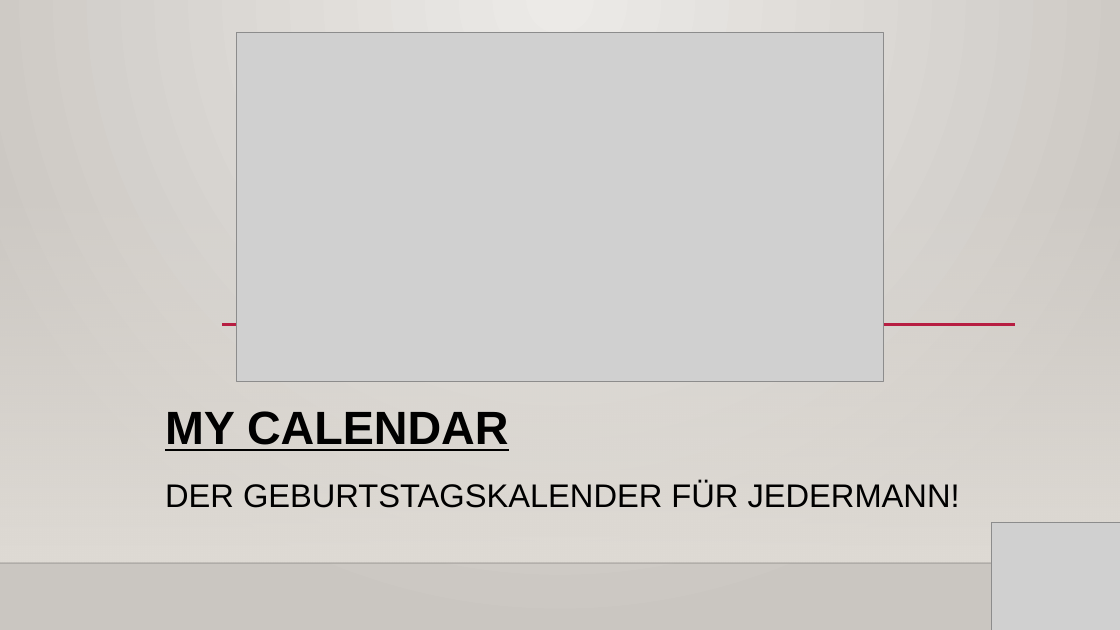
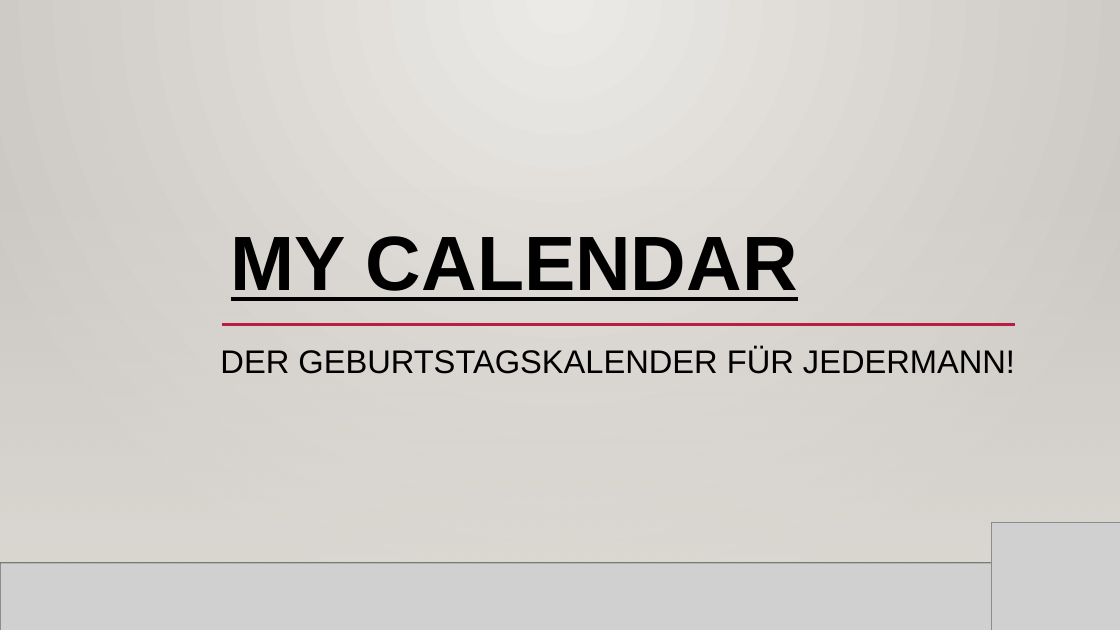
Before and after one commit to yschiebelhut/Geburtstagskalender, a slide deck: slide 2 of MyCalendar.pptx. Drawn at 1120x630 pixels with LibreOffice and Linux fonts; fonts in the diff are those of the drawing; grey boxes stand for pictures; background and template pictures are left out. Boxes give left, top, right and bottom in pixels: in the first picture for what was removed or moved away, otherwise in the second. Text is boxed around its words. In the diff, an @@ line names an element or a change of style, - is before the commit and + after.

Commit message:
change the sequence of same slides + change the wrong font on some slides

```diff
--- a/MyCalendar.pptx
+++ b/MyCalendar.pptx
@@ rectangle added at <box>0,0,1120,630</box>, fill gradient #ECEAE7 to #CAC7C1 @@
@@ picture removed at <box>237,32,884,381</box> @@
@@ title "MY CALENDAR": place and size @@
-title "MY CALENDAR" at <box>165,411,508,451</box>
+title "MY CALENDAR" at <box>231,236,798,301</box>
@@ title "MY CALENDAR" at <box>231,236,798,301</box>: size 40 to 66 pt @@
@@ rectangle added at <box>0,186,1120,563</box>, fill gradient #DFDBD5 @@
@@ subtitle "DER GEBURTSTAGSKALENDER FÜR JEDERMANN!": place and size @@
-subtitle "DER GEBURTSTAGSKALENDER FÜR JEDERMANN!" at <box>165,481,960,508</box>
+subtitle "DER GEBURTSTAGSKALENDER FÜR JEDERMANN!" at <box>220,347,1015,374</box>
@@ subtitle "DER GEBURTSTAGSKALENDER FÜR JEDERMANN!" at <box>220,347,1015,374</box>: line spacing 1.1 to 1.2 @@
@@ line removed from (222, 324) to (1016, 324) @@
@@ line added from (222, 324) to (1016, 324), #B71E42 2.5 pt @@
@@ picture added at <box>0,563,1120,630</box> @@
@@ line added from (0, 563) to (1120, 563), #000001 1 pt @@
```
Also in this commit, not shown: 7 other slides changed.
